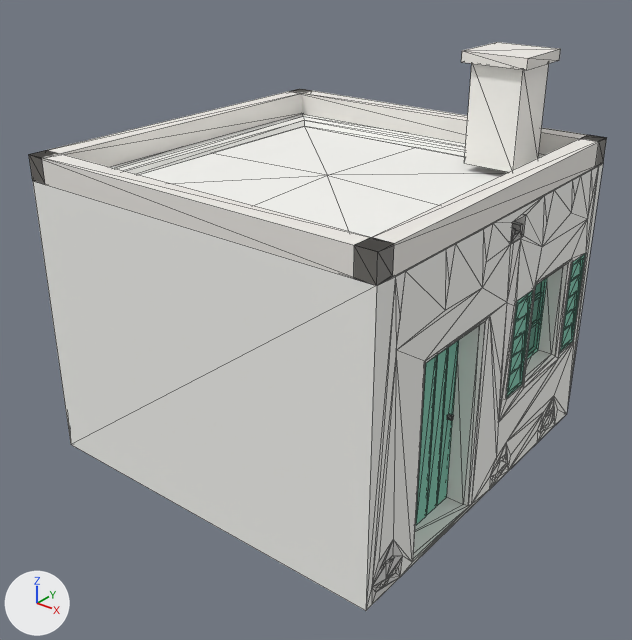
The glTF model src/client/assets/props/islands/cube1b.glb as it was, and as the next commit left it.
Before and after are seen from a camera (50 mm lens) standing at (5.69, -7.31, 5.99) and looking at (0.11, -0.33, 1.67). Arrows for +X, +Y and +Z are at lower left; the lights stay in place. The first picture is the older version. Mesh edges are drawn as thin lines. Vertices at exactly the same position are counted once.

In view in the first picture: 'cube1b'.
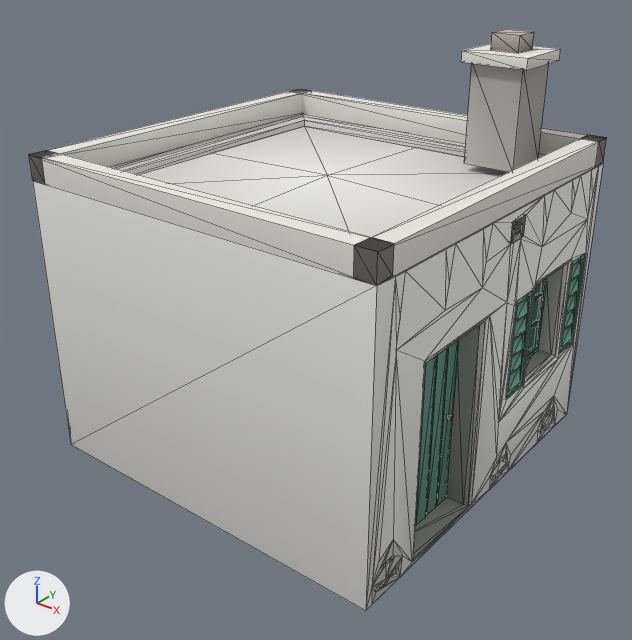
Changed parts and their boxes (x1, y1, x2, y2) in the pictures (632 x 640 px):
'cube1b', reshaped: before (29, 42, 607, 611); after (29, 29, 607, 611)
part 1 of me_cube1b, added: after (491, 29, 534, 53)
part 2 of me_cube1b, recoloured: (48, 53, 586, 611) in both

The edits, one by one:
me_cube1b is used by ob_cube1b; location (0.0, 0.0, 0.0).
me_cube1b had 952 vertices, 1400 faces and spanned x -2.2..2.2, y -2.2..2.2, z 0.0..4.52.
me_cube1b now has 960 vertices, 1412 faces and spans x -2.2..2.2, y -2.2..2.2, z 0.0..4.7.
me_cube1b part 1: a new loose piece, a box spanning x 1.14..1.46, y 1.34..1.66, z 4.52..4.7, in mat_kit.
me_cube1b part 2: 1207 kept faces spanning x -2.2..2.2, y -2.2..2.2, z 0.0..4.52 get new vertex colours.
